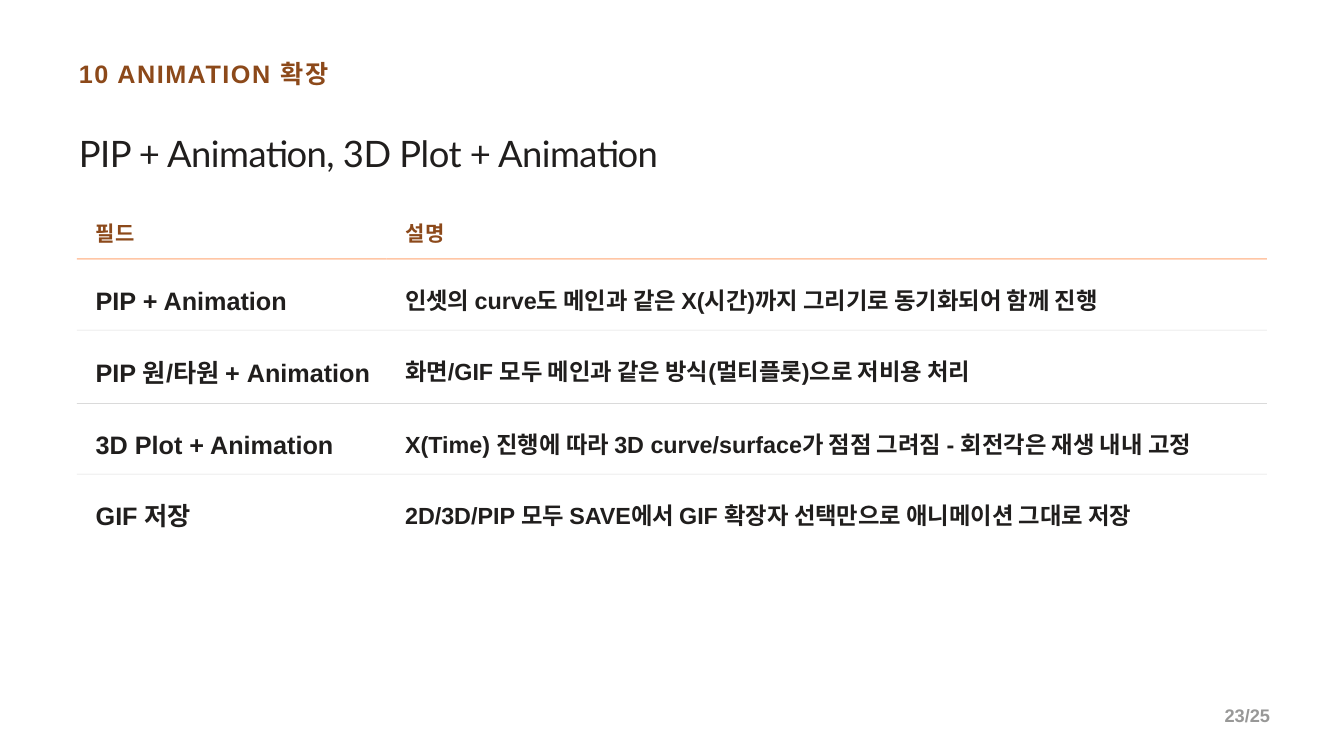
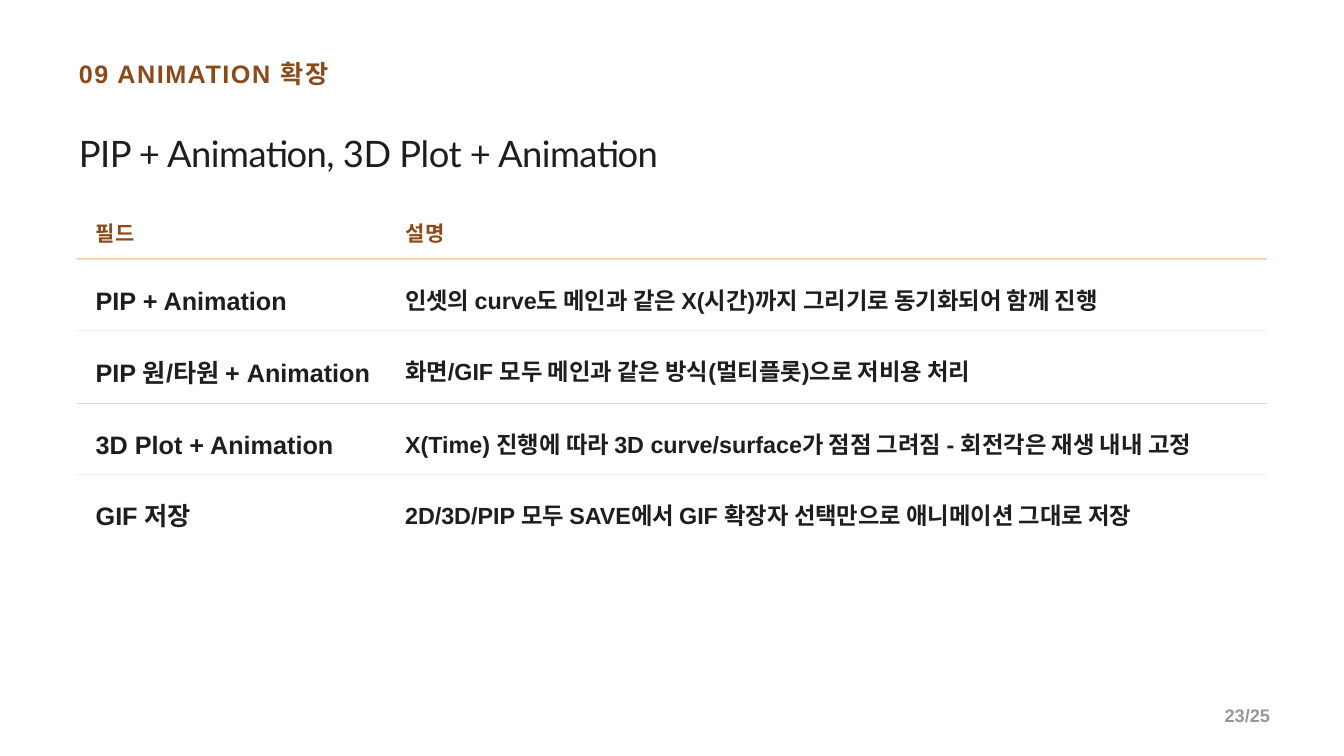
Before and after one commit to CWKIM113/CathPlot_Pub, a slide deck: slide 23 of CathPlot_발표.pptx. Drawn at 1344x756 pixels with LibreOffice and Linux fonts; fonts in the diff are those of the drawing. Boxes give left, top, right and bottom in pixels: in the first picture for what was removed or moved away, otherwise in the second. Text is boxed around its words. In the diff, an @@ line names an element or a change of style, - is before the commit and + after.

```diff
--- a/CathPlot_발표.pptx
+++ b/CathPlot_발표.pptx
@@ text at (79,61,328,86): text changed @@
-10 ANIMATION 확장
+09 ANIMATION 확장
```
Also in this commit, not shown: 5 other slides changed, 1 other file.
